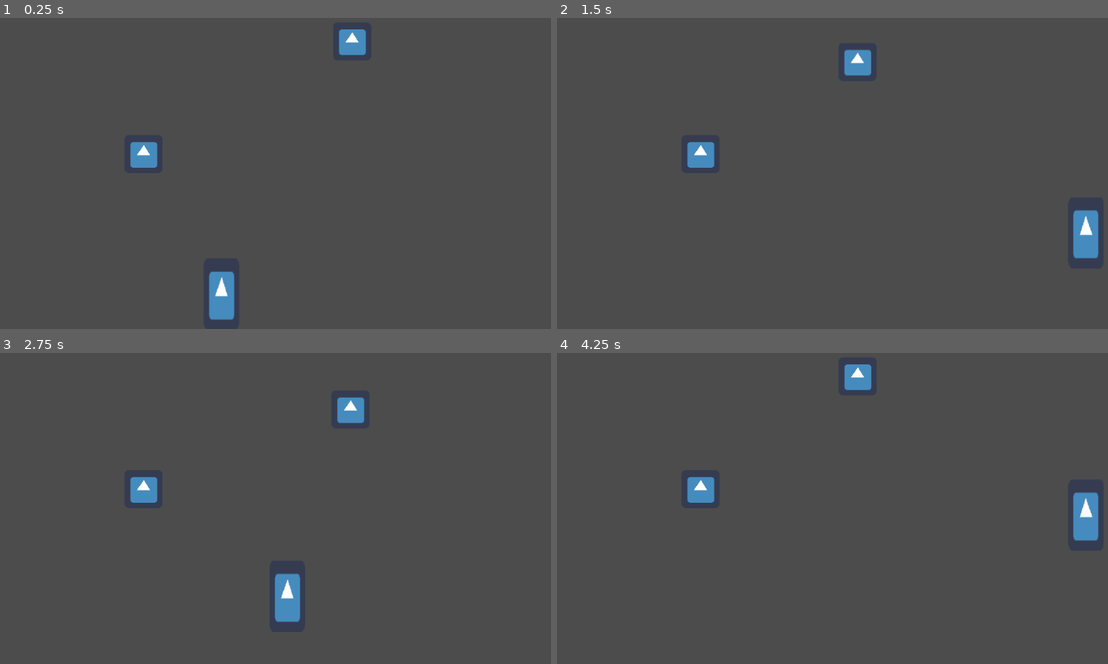
Above: before the commit, frames 1-4 (two rows, left to right).
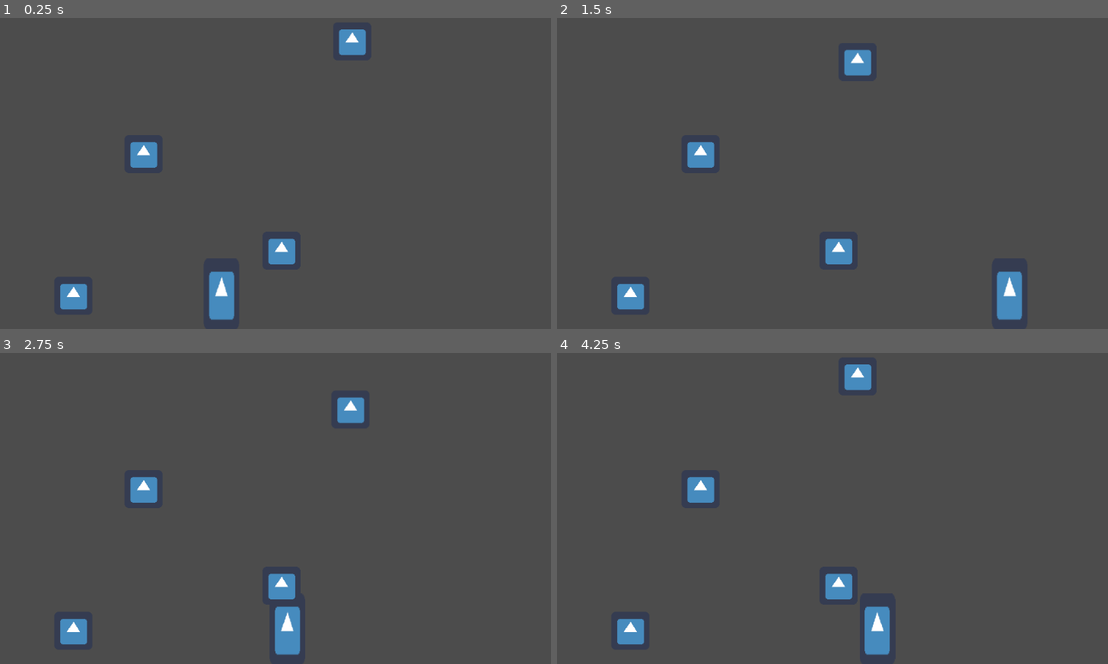
Above: after the commit, the same moments.

Repository: Luxxdev/GameJamPlus
Game: Godot game, scene res://Scenes/TestScene.tscn
The game is run twice, just before and just after one commit, with the same random seed, the same clock (stepped at 60 frames per second) and the same inputs. The engine's default icon, where the game draws it, is replaced by a stand-in: a white triangle on a blue panel in a dark square.
Inputs:
- Up to frame 1 (0.25 s): no input
- Up to frame 2 (1.5 s): hold Right (ui_right) from 0.53 s (still down); tap C (Dash) at 0.6, 1.35 s; tap Space (Jump) at 0.77 s
- Up to frame 3 (2.75 s): tap Space (Jump) at 1.52 s; release Right (ui_right) at 2.03 s; hold Left (ui_left) from 2.03 s (still down); tap C (Dash) at 2.1 s
- Up to frame 4 (4.25 s): release Left (ui_left) at 2.78 s; hold Right (ui_right) from 2.78 s (still down); tap C (Dash) at 2.85, 3.6 s; tap Space (Jump) at 3.02, 3.77 s

The runs differ from the first frame. In frame 1, 0.8% of the frame differs, in the area x 10-54%, y 70-94%; in frame 2, 2.3%; in frame 3, 1.4%; in frame 4, 2.3%, in the area x 10-99%, y 44-98%.

Commit message:
dash to closest enemy

Diff:
--- a/Objects/Player.tscn
+++ b/Objects/Player.tscn
@@ -16,6 +16,9 @@
 
 [sub_resource type="Animation" id=4]
 resource_name = "Run"
+
+[sub_resource type="CircleShape2D" id=6]
+radius = 104.335
 
 [node name="Player" type="KinematicBody2D"]
 scale = Vector2( 3, 3 )
@@ -72,5 +75,12 @@
 [node name="DashCooldown" type="Timer" parent="."]
 one_shot = true
 
+[node name="DetectionArea" type="Area2D" parent="."]
+
+[node name="CollisionShape2D" type="CollisionShape2D" parent="DetectionArea"]
+shape = SubResource( 6 )
+
 [connection signal="area_entered" from="Sprite/AttackArea" to="." method="_on_AttackArea_area_entered"]
 [connection signal="timeout" from="DashTimer" to="." method="_on_DashTimer_timeout"]
+[connection signal="area_entered" from="DetectionArea" to="." method="_on_DetectionArea_area_entered"]
+[connection signal="area_exited" from="DetectionArea" to="." method="_on_DetectionArea_area_exited"]
--- a/Scenes/TestScene.tscn
+++ b/Scenes/TestScene.tscn
@@ -74,5 +74,23 @@
 [node name="CollisionShape2D" type="CollisionShape2D" parent="Sprite/Area2D"]
 shape = SubResource( 6 )
 
+[node name="Sprite2" type="Sprite" parent="."]
+position = Vector2( 531, 468 )
+texture = ExtResource( 2 )
+
+[node name="Area2D" type="Area2D" parent="Sprite2" groups=["DashTarget"]]
+
+[node name="CollisionShape2D" type="CollisionShape2D" parent="Sprite2/Area2D"]
+shape = SubResource( 6 )
+
+[node name="Sprite3" type="Sprite" parent="."]
+position = Vector2( 181, 544 )
+texture = ExtResource( 2 )
+
+[node name="Area2D" type="Area2D" parent="Sprite3" groups=["DashTarget"]]
+
+[node name="CollisionShape2D" type="CollisionShape2D" parent="Sprite3/Area2D"]
+shape = SubResource( 6 )
+
 [connection signal="body_entered" from="StaticBody2D/Path2D/PathFollow2D/Sprite/PlayerAreaCheck" to="StaticBody2D/Path2D/PathFollow2D" method="_on_PlayerAreaCheck_body_entered"]
 [connection signal="body_exited" from="StaticBody2D/Path2D/PathFollow2D/Sprite/PlayerAreaCheck" to="StaticBody2D/Path2D/PathFollow2D" method="_on_PlayerAreaCheck_body_exited"]
--- a/Scripts/PlayerScript.gd
+++ b/Scripts/PlayerScript.gd
@@ -24,6 +24,7 @@
 var dashSpeed = 2000
 var canDash = true
 var isDashing = false
+var dashTarget = []
 #var currentCoyote = 0
 #var maxCoyote = 0.2
 var jumpDirection = Vector2(0,-1)
@@ -180,16 +181,32 @@
 	return false
 
 func GetDirection():
+	print("foi")
 	var direction = Vector2(0,0)
-	direction.x = -Input.get_action_strength("ui_left") + Input.get_action_strength("ui_right")
-	direction.y = Input.get_action_strength("ui_down") - Input.get_action_strength("ui_up")
-	direction = direction.clamped(1)
-	if(direction == Vector2(0,0)):
-		if(sprite.flip_h):
-			direction.x = 1
-		else:
-			direction.x = -1
+	if dashTarget == []:
+		direction.x = -Input.get_action_strength("ui_left") + Input.get_action_strength("ui_right")
+		direction.y = Input.get_action_strength("ui_down") - Input.get_action_strength("ui_up")
+		direction = direction.clamped(1)
+		if(direction == Vector2(0,0)):
+			if(sprite.flip_h):
+				direction.x = 1
+			else:
+				direction.x = -1
+	else:
+		var temp = []
+		for i in dashTarget:
+			temp.append([i, i.global_position.distance_to(global_position)])
+		temp.sort_custom(MyCustomSorter, "sort_ascending")
+		direction = (temp[0][0].global_position - global_position).normalized()
+		print(temp)
+
 	return direction
+
+class MyCustomSorter:
+	static func sort_ascending(a, b):
+		if a[1] < b[1]:
+			return true
+		return false
 
 func Dash():
 	dashDirection = GetDirection() * dashSpeed
@@ -212,6 +229,14 @@
 func _on_AttackArea_area_entered(area):
 	if area.is_in_group("DashTarget"):
 		#dano no inimigo
-		yield(Dash(), "completed")
+		yield(get_tree().create_timer(dashTimer.wait_time), "timeout")
 		canDash = true
 		canJump = true
+
+func _on_DetectionArea_area_entered(area):
+	if area.is_in_group("DashTarget"):
+		dashTarget.append(area)
+
+func _on_DetectionArea_area_exited(area):
+	if area.is_in_group("DashTarget"):
+		dashTarget.erase(area)
Not shown: 1 places in Objects/Player.tscn that only renumber resources
